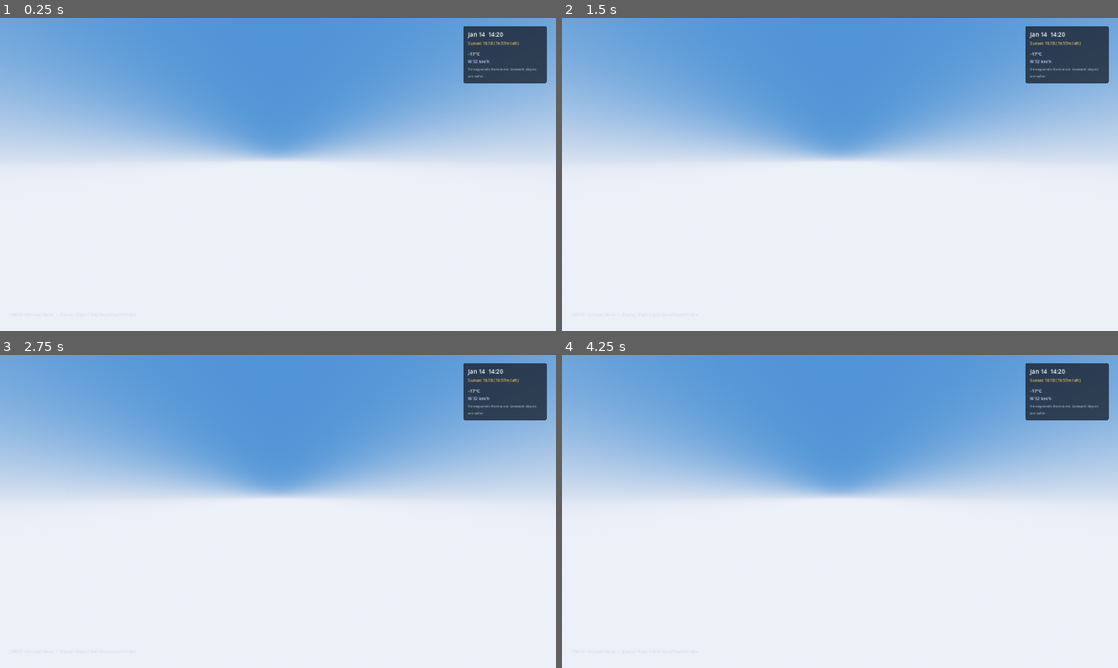
Above: before the commit, frames 1-4 (two rows, left to right).
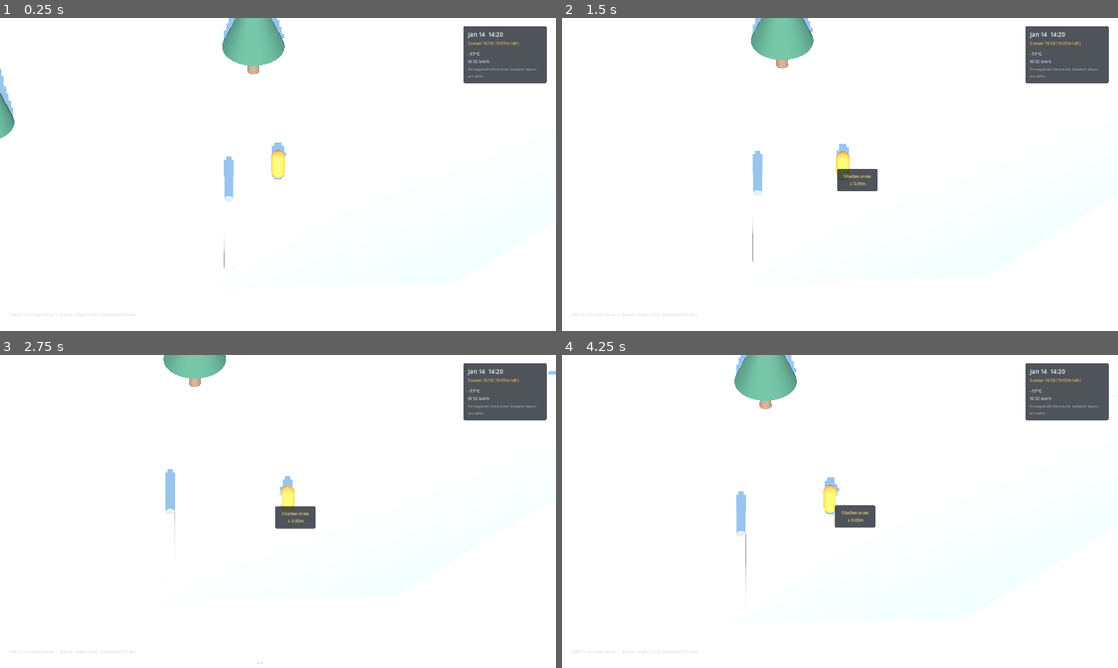
Above: after the commit, the same moments.

Repository: bobbik1984/winter-shelter
Game: Godot game, scene res://scenes/main.tscn
The game is run twice, just before and just after one commit, with the same random seed, the same clock (stepped at 60 frames per second) and the same inputs.
Inputs:
- Up to frame 1 (0.25 s): no input
- Up to frame 2 (1.5 s): hold D (move_right) 0.53-1.28 s; tap Space (probe) at 0.6, 1.35 s; hold S (move_down) from 1.28 s (still down)
- Up to frame 3 (2.75 s): release S (move_down) at 2.03 s; hold D (move_right) from 2.03 s (still down); tap Space (probe) at 2.1 s
- Up to frame 4 (4.25 s): release D (move_right) at 2.78 s; hold W (move_up) 2.78-3.53 s; tap Space (probe) at 2.85, 3.6 s; hold A (move_left) from 3.53 s (still down)

The runs differ from the first frame. In frame 1, 48% of the frame differs, in the area x 0-100%, y 0-81%; in frame 2, 48%, in the area x 0-100%, y 0-79%; in frame 3, 48%; in frame 4, 48%.

Commit message:
[wild] fix(m0): replace invalid ConeMesh with CylinderMesh and add M0 smoke snapshot

Diff:
--- a/scenes/world/blockout_terrain.tscn
+++ b/scenes/world/blockout_terrain.tscn
@@ -26,7 +26,7 @@
 bottom_radius = 0.35
 height = 3.0
 
-[sub_resource type="ConeMesh" id="ConeMesh_pine"]
+[sub_resource type="CylinderMesh" id="CylinderMesh_pine"]
 material = SubResource("StandardMaterial3D_foliage")
 top_radius = 0.0
 bottom_radius = 1.8
@@ -59,7 +59,7 @@
 
 [node name="Foliage" type="MeshInstance3D" parent="Trees/Spruce1"]
 transform = Transform3D(1, 0, 0, 0, 1, 0, 0, 0, 1, 0, 4.0, 0)
-mesh = SubResource("ConeMesh_pine")
+mesh = SubResource("CylinderMesh_pine")
 
 [node name="Spruce2" type="Node3D" parent="Trees"]
 transform = Transform3D(1, 0, 0, 0, 1, 0, 0, 0, 1, -14, 0, 10)
@@ -70,7 +70,7 @@
 
 [node name="Foliage" type="MeshInstance3D" parent="Trees/Spruce2"]
 transform = Transform3D(1, 0, 0, 0, 1, 0, 0, 0, 1, 0, 4.0, 0)
-mesh = SubResource("ConeMesh_pine")
+mesh = SubResource("CylinderMesh_pine")
 
 [node name="DeadwoodTree" type="Node3D" parent="Trees"]
 transform = Transform3D(1, 0, 0, 0, 1, 0, 0, 0, 1, 4, 0, 8)
Not shown, changed: progress.yaml
Binary file added: snapshots/m0_smoke.png
